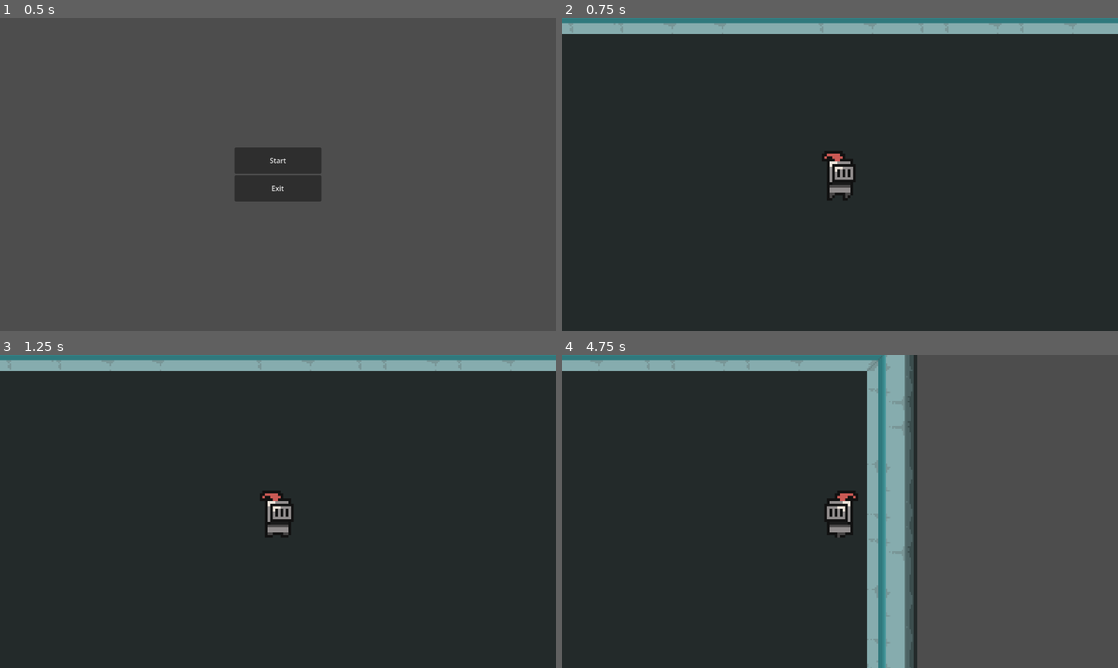
Above: before the commit, frames 1-4 (two rows, left to right).
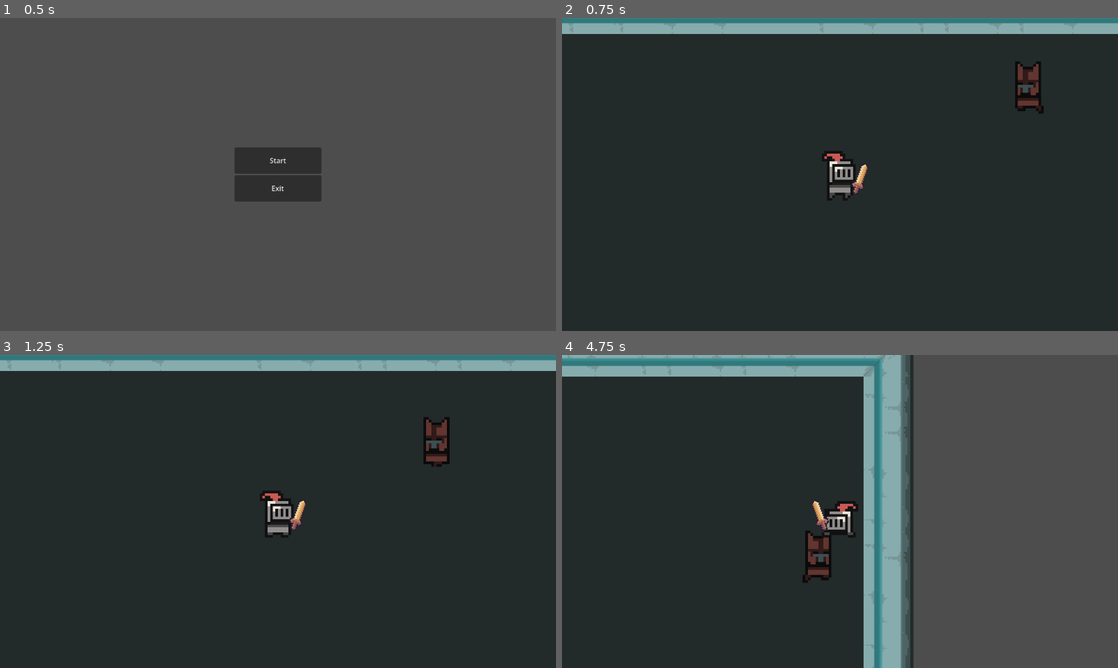
Above: after the commit, the same moments.

Repository: DavydGladius/Gladiator
Game: Godot game, scene res://Scenes/main_menu.tscn
The game is run twice, just before and just after one commit, with the same random seed, the same clock (stepped at 60 frames per second) and the same inputs.
Inputs (mouse positions are in pixels of both pictures, inside the frame that each line leads up to):
- Up to frame 1 (0.5 s): no input
- Up to frame 2 (0.75 s): click "Start" at 0.5 s
- Up to frame 3 (1.25 s): no input
- Up to frame 4 (4.75 s): move the mouse to (962, 495) at 1.27 s; hold D (right) 1.28-2.03 s; click (962, 495) at 1.35 s; move the mouse to (728, 527) at 2.02 s; hold S (down) 2.03-2.78 s; click (728, 527) at 2.1 s; move the mouse to (895, 442) at 2.77 s; hold D (right) 2.78-3.53 s; click (895, 442) at 2.85 s; move the mouse to (812, 574) at 3.52 s; hold W (up) 3.53-4.28 s; click (812, 574) at 3.6 s; move the mouse to (1006, 558) at 4.27 s; hold A (left) from 4.28 s (still down); click (1006, 558) at 4.35 s

Frame 1 is identical in both runs. In frame 2, 0.6% of the frame differs, in the area x 52-87%, y 14-57%; in frame 3, 0.6%; in frame 4, 8.4%, in the area x 0-64%, y 0-100%.

Commit message:
Functional weapon (basic sword)
+ Added functional sword that deals damage
+ Added attack animation for sword
+ Adjusted scripts to play animations depending if character is hurt or dead

Diff:
--- a/Enemy/enemy.tscn
+++ b/Enemy/enemy.tscn
@@ -64,7 +64,7 @@
 "duration": 1.0,
 "texture": SubResource("AtlasTexture_ht3ht")
 }],
-"loop": true,
+"loop": false,
 "name": &"die",
 "speed": 5.0
 }, {
@@ -75,7 +75,7 @@
 "duration": 1.0,
 "texture": SubResource("AtlasTexture_1w3kn")
 }],
-"loop": true,
+"loop": false,
 "name": &"hurt_hit",
 "speed": 5.0
 }, {
@@ -107,9 +107,14 @@
 
 [sub_resource type="CapsuleShape2D" id="CapsuleShape2D_am0pq"]
 radius = 6.0
-height = 20.0
+height = 22.0
 
-[node name="Enemy" type="CharacterBody2D" unique_id=559718794]
+[sub_resource type="CircleShape2D" id="CircleShape2D_eqilm"]
+radius = 13.0
+
+[node name="Enemy" type="CharacterBody2D" unique_id=559718794 groups=["enemy"]]
+collision_layer = 2
+collision_mask = 3
 motion_mode = 1
 script = ExtResource("1_px1sc")
 movement_speed = 25.0
@@ -117,9 +122,15 @@
 [node name="AnimatedSprite2D" type="AnimatedSprite2D" parent="." unique_id=359093714]
 sprite_frames = SubResource("SpriteFrames_nmr1a")
 animation = &"hurt_hit"
-frame = 1
-frame_progress = 0.9852339
 
 [node name="CollisionShape2D" type="CollisionShape2D" parent="." unique_id=1305456521]
 position = Vector2(0, 2)
 shape = SubResource("CapsuleShape2D_am0pq")
+
+[node name="AttackArea" type="Area2D" parent="." unique_id=384651584]
+collision_layer = 0
+collision_mask = 2
+
+[node name="CollisionShape2D" type="CollisionShape2D" parent="AttackArea" unique_id=2001673770]
+position = Vector2(0, 2)
+shape = SubResource("CircleShape2D_eqilm")
--- a/Player/player.tscn
+++ b/Player/player.tscn
@@ -2,6 +2,7 @@
 
 [ext_resource type="Script" uid="uid://41kcurmr2854" path="res://scripts/player/Player.gd" id="1_l8h54"]
 [ext_resource type="Texture2D" uid="uid://d1ukout7sfdk4" path="res://assets/sprites/mc/mc_sprite_.png" id="2_4ntmi"]
+[ext_resource type="PackedScene" uid="uid://ceqtca5e8gumv" path="res://Scenes/weapons/BasicSword.tscn" id="3_btcbx"]
 
 [sub_resource type="AtlasTexture" id="AtlasTexture_btcbx"]
 atlas = ExtResource("2_4ntmi")
@@ -86,7 +87,7 @@
 "duration": 1.0,
 "texture": SubResource("AtlasTexture_fhl08")
 }],
-"loop": true,
+"loop": false,
 "name": &"die",
 "speed": 3.0
 }, {
@@ -106,7 +107,7 @@
 "duration": 1.0,
 "texture": SubResource("AtlasTexture_apopc")
 }],
-"loop": true,
+"loop": false,
 "name": &"hurt_hit",
 "speed": 7.0
 }, {
@@ -150,14 +151,20 @@
 height = 16.0
 
 [node name="Player" type="CharacterBody2D" unique_id=1217288821 groups=["player"]]
+collision_layer = 2
+collision_mask = 3
 motion_mode = 1
 script = ExtResource("1_l8h54")
 
 [node name="AnimatedSprite2D" type="AnimatedSprite2D" parent="." unique_id=1796889657]
 sprite_frames = SubResource("SpriteFrames_n471f")
 animation = &"die"
-frame_progress = 0.51784354
 
 [node name="CollisionShape2D" type="CollisionShape2D" parent="." unique_id=1293680804]
 position = Vector2(0, 4)
 shape = SubResource("CapsuleShape2D_4ntmi")
+
+[node name="BasicSword" parent="." unique_id=1921500197 instance=ExtResource("3_btcbx")]
+position = Vector2(6.0000005, 9.000001)
+rotation = -0.43633235
+scale = Vector2(0.99999994, 0.99999994)
--- /dev/null
+++ b/Scenes/weapons/BasicSword.tscn
@@ -0,0 +1,25 @@
+[gd_scene format=3 uid="uid://ceqtca5e8gumv"]
+
+[ext_resource type="Script" uid="uid://dhd0n0ojo18of" path="res://scripts/weapons/basic_sword.gd" id="1_5n2e2"]
+[ext_resource type="Texture2D" uid="uid://bqshhwkgpq4ix" path="res://assets/sprites/weapons/FullSpriteSheet.png" id="2_wrvdq"]
+
+[sub_resource type="CircleShape2D" id="CircleShape2D_7moh5"]
+radius = 14.0
+
+[node name="BasicSword" type="Node2D" unique_id=1921500197]
+script = ExtResource("1_5n2e2")
+
+[node name="Sprite2D" type="Sprite2D" parent="." unique_id=1896137862]
+position = Vector2(4, -4)
+scale = Vector2(0.65, 0.65)
+texture = ExtResource("2_wrvdq")
+region_enabled = true
+region_rect = Rect2(64, 0, 16, 16)
+
+[node name="AttackArea" type="Area2D" parent="." unique_id=1408294184]
+collision_layer = 0
+collision_mask = 2
+
+[node name="CollisionShape2D" type="CollisionShape2D" parent="AttackArea" unique_id=1758655881]
+position = Vector2(10, -12)
+shape = SubResource("CircleShape2D_7moh5")
--- a/Scenes/world.tscn
+++ b/Scenes/world.tscn
@@ -888,7 +888,7 @@
 
 [node name="Enemy" parent="." unique_id=559718794 instance=ExtResource("1_8j60k")]
 z_index = 3
-position = Vector2(673, 127)
+position = Vector2(623, 277)
 
 [node name="Player" parent="." unique_id=1217288821 instance=ExtResource("1_5a7ea")]
 z_index = 3
--- a/project.godot
+++ b/project.godot
@@ -31,6 +31,7 @@
 [global_group]
 
 player=""
+enemy=""
 
 [input]
 
@@ -54,6 +55,11 @@
 "events": [Object(InputEventKey,"resource_local_to_scene":false,"resource_name":"","device":-1,"window_id":0,"alt_press …(192 unchanged characters)…
 ]
 }
+attack={
+"deadzone": 0.2,
+"events": [Object(InputEventMouseButton,"resource_local_to_scene":false,"resource_name":"","device":-1,"window_id":0,"alt_pressed":false,"shift_pressed":false,"ctrl_pressed":false,"meta_pressed":false,"button_mask":0,"position":Vector2(0, 0),"global_position":Vector2(0, 0),"factor":1.0,"button_index":1,"canceled":false,"pressed":false,"double_click":false,"script":null)
+]
+}
 
 [physics]
 
--- a/scripts/base/Entity.gd
+++ b/scripts/base/Entity.gd
@@ -6,19 +6,51 @@
 @onready var animations: AnimatedSprite2D = $AnimatedSprite2D
 
 var current_health: int
+var is_dead: bool = false
 
 func _ready():
 	current_health = max_health
 
-# A generic move function that both Players and Enemies can use
 func handle_movement(direction: Vector2):
+	if is_dead: return # Jei miręs, nebejuda
 	velocity = direction * movement_speed
 	move_and_slide()
 	update_animations(direction)
 
 func update_animations(direction: Vector2):
+	if is_dead: return
+
+	if animations.animation == "hurt_hit" and animations.is_playing():
+		return
+
 	if direction != Vector2.ZERO:
 		animations.play("walk")
 		animations.flip_h = direction.x < 0
 	else:
 		animations.play("idle")
+
+func take_damage(amount: int):
+	if is_dead: return
+	current_health -= amount
+	print("Enemy hit! Health left: ", current_health) # PO TO PASALINTI
+
+	if current_health <= 0:
+		die()
+	else:
+		if animations.sprite_frames.has_animation("hurt_hit"):
+			animations.play("hurt_hit")
+			await animations.animation_finished
+			if not is_dead:
+				animations.play("idle")
+
+func die():
+	is_dead = true
+	velocity = Vector2.ZERO
+	animations.play("die")
+
+	await animations.animation_finished
+
+	if is_in_group("player"):
+		get_tree().change_scene_to_file("res://scenes/main_menu.tscn")
+	else:
+		queue_free()
--- a/scripts/enemy/enemy.gd
+++ b/scripts/enemy/enemy.gd
@@ -1,8 +1,36 @@
 extends Entity
 
-@onready var player = get_tree().get_first_node_in_group("player")#Finds the player by global group
+@onready var attack_area: Area2D = $AttackArea
+@export var contact_damage: int = 10
+@export var attack_cooldown_time: float = 1.0
 
+var can_attack: bool = true
 
 func _physics_process(_delta):
-	var direction = global_position.direction_to(player.global_position)
-	handle_movement(direction)
+	if is_dead:
+		velocity = Vector2.ZERO
+		return
+
+	var player = get_tree().get_first_node_in_group("player")
+	if player:
+		var direction = global_position.direction_to(player.global_position)
+		handle_movement(direction)
+
+		if can_attack:
+			var targets = attack_area.get_overlapping_bodies()
+			for target in targets:
+				if target.is_in_group("player"):
+					perform_attack(target)
+					break
+
+func perform_attack(target):
+	can_attack = false
+
+	target.take_damage(contact_damage)
+
+	# ATEICIAI
+	# galima paleisti priešo puolimo animaciją, jei tokią turi
+	# animations.play("attack")
+
+	await get_tree().create_timer(attack_cooldown_time).timeout
+	can_attack = true
--- a/scripts/player/Player.gd
+++ b/scripts/player/Player.gd
@@ -1,8 +1,5 @@
-extends Entity # This gives us movement_speed, animations, and health!
+extends Entity
 
 func _physics_process(_delta):
-	# The Player's unique job is just gathering Input
 	var direction = Input.get_vector("left", "right", "up", "down")
-
-	# Use the function from the Parent (Entity)
 	handle_movement(direction)
--- /dev/null
+++ b/scripts/weapons/basic_sword.gd
@@ -0,0 +1,69 @@
+extends Node2D
+
+@onready var player_sprite: AnimatedSprite2D = $"../AnimatedSprite2D"
+@onready var attack_area: Area2D = $AttackArea
+
+@export var damage: int = 25
+@export var base_x: float = 6.0
+@export var base_y: float = 7.0
+@export var idle_offset: float = 1.5
+@export var angle_right: float = -25.0
+@export var angle_left: float = 25.0
+
+var is_attacking: bool = false
+
+func _process(_delta: float) -> void:
+	if not is_attacking:
+		handle_visuals()
+
+	if Input.is_action_just_pressed("attack") and not is_attacking:
+		perform_attack()
+
+func handle_visuals():
+	if player_sprite.flip_h:
+		position.x = -base_x
+		scale.x = -1
+		rotation_degrees = angle_left
+	else:
+		position.x = base_x
+		scale.x = 1
+		rotation_degrees = angle_right
+
+	var current_base_y = base_y
+	var speed = 0.004
+	var strength = 0.2
+
+	if player_sprite.animation == "walk":
+		current_base_y = base_y
+		speed = 0.012
+		strength = 0.4
+	else:
+		current_base_y = base_y + idle_offset
+
+	position.y = current_base_y + sin(Time.get_ticks_msec() * speed) * strength
+
+func perform_attack():
+	is_attacking = true
+
+	scale.x = 1
+
+	var attack_direction = get_global_mouse_position()
+	look_at(attack_direction)
+
+	var targets = attack_area.get_overlapping_bodies()
+	for target in targets:
+		if target.has_method("take_damage") and target != get_parent():
+			target.take_damage(damage)
+
+	# ANIMACIJA
+	var start_rot = rotation_degrees
+	var tween = create_tween()
+
+	tween.set_trans(Tween.TRANS_QUART)
+	tween.set_ease(Tween.EASE_OUT)
+
+	tween.tween_property(self, "rotation_degrees", start_rot + 110, 0.1)
+	tween.tween_property(self, "rotation_degrees", start_rot, 0.1)
+	await tween.finished
+
+	is_attacking = false
Binary file added: assets/sprites/weapons/FullSpriteSheet.png
Not shown, added: assets/sprites/weapons/FullSpriteSheet.png.import
Not shown, added: scripts/weapons/basic_sword.gd.uid
